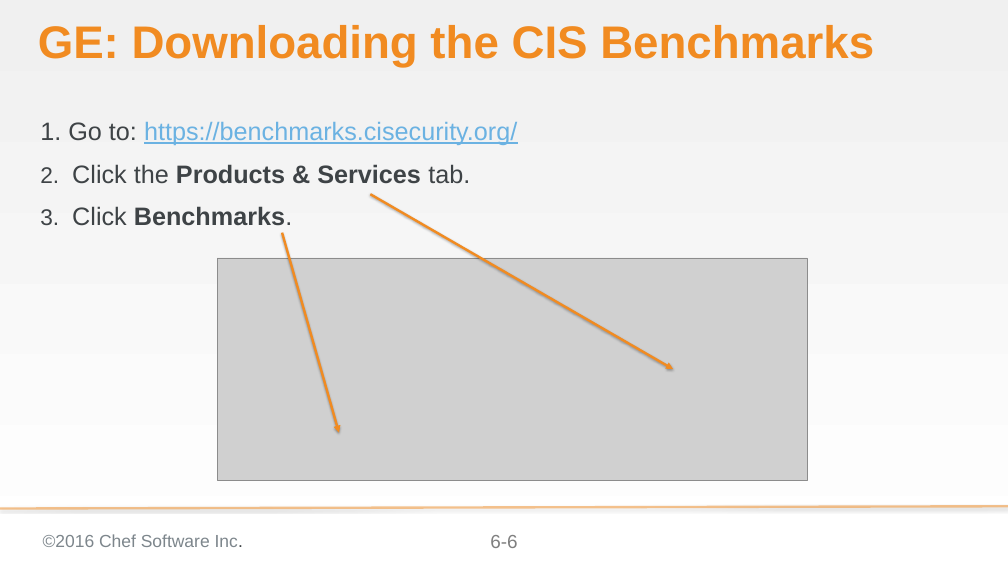
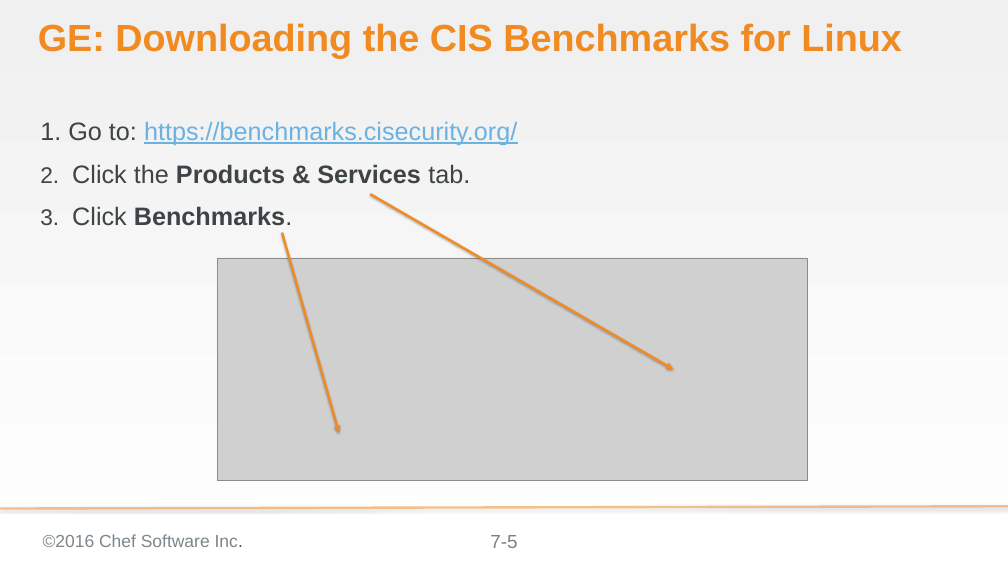
Before and after one commit to bchamby/chef-compliance-installation-configuration-operation, a slide deck: slide 5 of 07-compliance-frameworks-inspec.pptx (slide 6 before the commit). Drawn at 1008x567 pixels with LibreOffice and Linux fonts; fonts in the diff are those of the drawing; grey boxes stand for pictures; background and template pictures are left out. Boxes give left, top, right and bottom in pixels: in the first picture for what was removed or moved away, otherwise in the second. Text is boxed around its words. In the diff, an @@ line names an element or a change of style, - is before the commit and + after.

Commit message:
Downloading the CIS Benchmarks for Windows section added red text to point out where unser construction starts

```diff
--- a/07-compliance-frameworks-inspec.pptx
+++ b/07-compliance-frameworks-inspec.pptx
@@ title at (x1=38, y1=23, x2=902, y2=58): text changed; size 58 to 48 pt @@
-GE: Downloading the CIS Benchmarks
+GE: Downloading the CIS Benchmarks for Linux
@@ page number at (x1=490, y1=535, x2=517, y2=548): text changed @@
-6-6
+7-5
```
Also in this commit, not shown: 7 other slides changed, 13 slides added, 2 slides removed.
